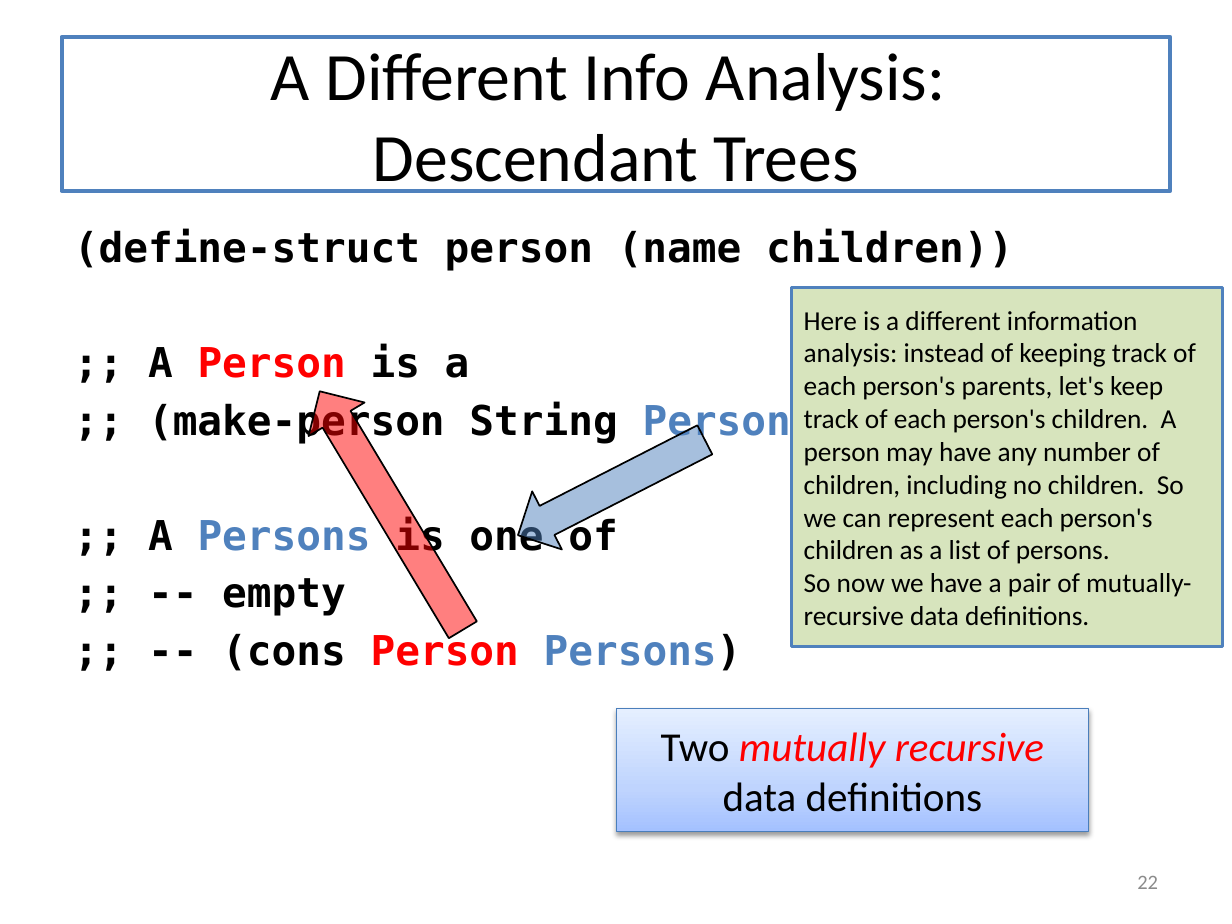
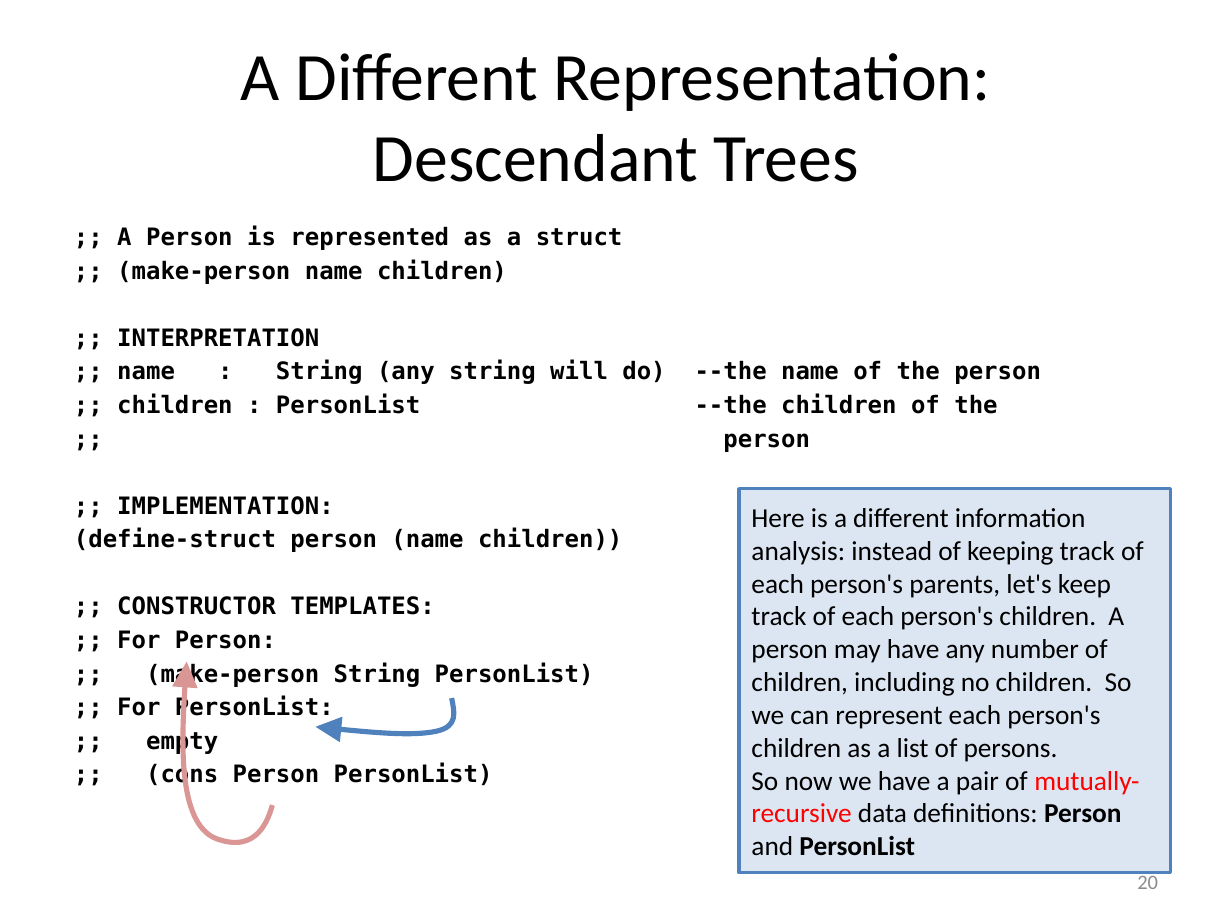
Before and after one commit to mwand/cs5010f17, a slide deck: slide 20 of Slides/Lesson 5.X Trees and Graphs - Combined Slides.pptx (slide 22 before the commit). Drawn at 1232x924 pixels with LibreOffice and Linux fonts; fonts in the diff are those of the drawing. Boxes give left, top, right and bottom in pixels: in the first picture for what was removed or moved away, otherwise in the second. Text is boxed around its words. In the diff, an @@ line names an element or a change of style, - is before the commit and + after.

```diff
--- a/Slides/Lesson 5.X Trees and Graphs - Combined Slides.pptx
+++ b/Slides/Lesson 5.X Trees and Graphs - Combined Slides.pptx
@@ title "A Different Representation: Descendant Trees" at <box>62,37,1170,191</box>: outline #4F81BD 2.25 pt to #4F81BD 2 pt @@
@@ title at <box>241,53,990,182</box>: text changed @@
-A Different Info Analysis:
-Descendant Trees
+A Different Representation: Descendant Trees
@@ text at <box>117,225,665,515</box>: paragraphs added @@
+;; A Person is represented as a struct
+;; (make-person name children)
+;; INTERPRETATION
+;; name : String (any string will do) --the name of the person
+;; children : PersonList --the children of the
+;; person
+;; IMPLEMENTATION:
@@ right arrow removed at <box>292,375,491,647</box> @@
@@ right arrow removed at <box>503,410,719,564</box> @@
@@ rectangle "Here is a different information ...": place and size @@
-rectangle "Here is a different information ..." at <box>791,287,1222,647</box>
+rectangle "Here is a different information ..." at <box>739,489,1170,873</box>
@@ rectangle "Here is a different information ..." at <box>739,489,1170,873</box>: fill #D7E4BD to #DCE6F2 @@
@@ text at <box>74,528,622,552</box>: size 24 to 14 pt in "(define-struct person (name children))"; indent changed; less space between paragraphs @@
@@ text at <box>117,596,594,789</box>: text changed; size 24 to 14 pt @@
-;; A Person is a
-;; (make-person String Persons)
-;; A Persons is one of
-;; -- empty
-;; -- (cons Person Persons)
+;; CONSTRUCTOR TEMPLATES:
+;; For Person:
+;; (make-person String PersonList)
+;; For PersonList:
+;; empty
+;; (cons Person PersonList)
@@ freeform shape added at <box>184,662,272,843</box>, outline #D99694 3 pt @@
@@ freeform shape added at <box>315,699,453,734</box>, outline #4F81BD 3 pt @@
@@ rectangle removed at <box>616,708,1088,832</box> @@
-Two mutually recursive data definitions
@@ text in rectangle at <box>751,771,1139,856</box>: text changed @@
-So now we have a pair of mutually-recursive data definitions.
+So now we have a pair of mutually-recursive data definitions: Person and PersonList
@@ page number at <box>1137,872,1158,889</box>: text changed @@
-22
+20
```
Also in this commit, not shown: 30 other slides changed, 1 slide added, 4 slides removed, 51 other files.
